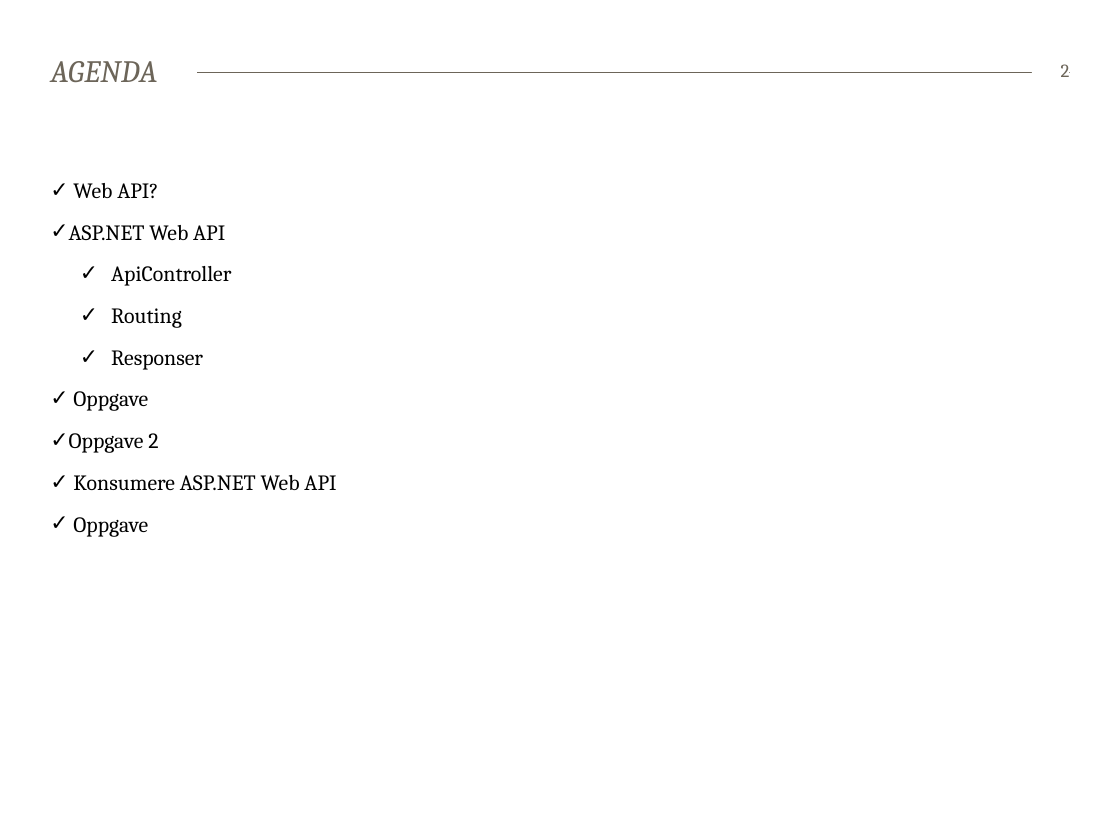
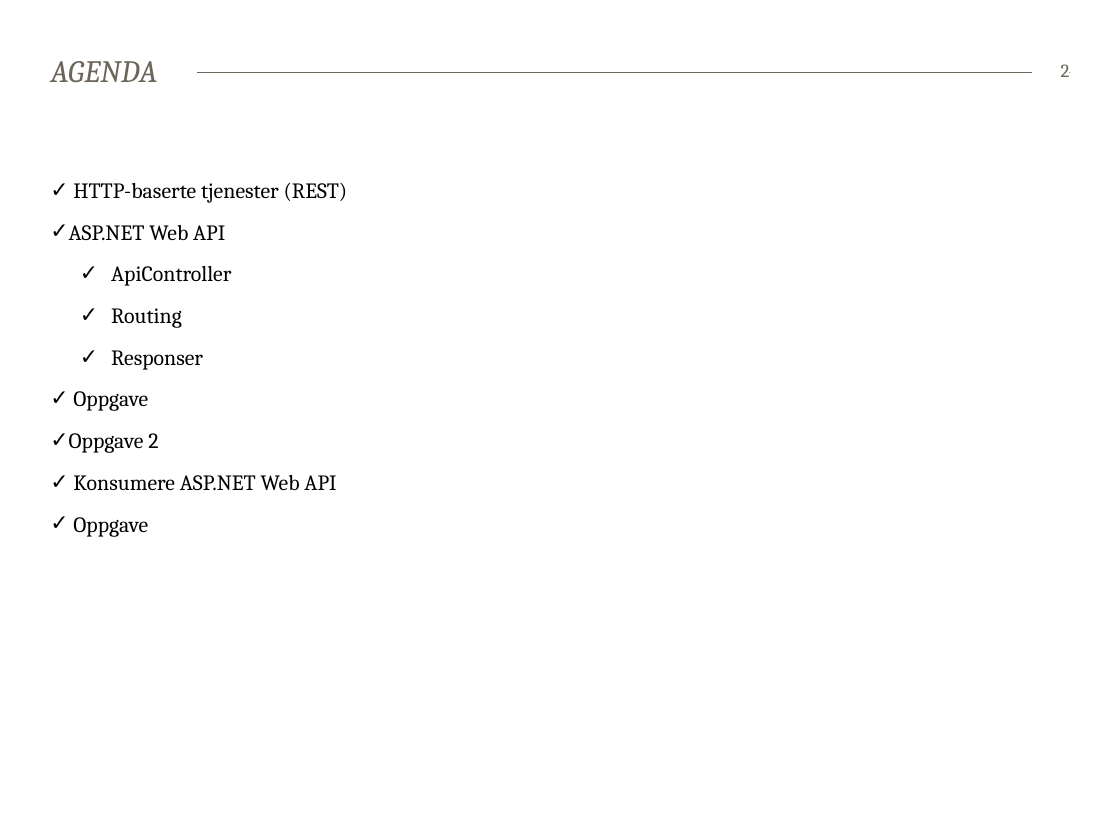
Before and after one commit to bekk/dotnetkurs, a slide deck: slide 2 of webapi/WebAPI.pptx. Drawn at 1120x840 pixels with LibreOffice and Linux fonts; fonts in the diff are those of the drawing. Boxes give left, top, right and bottom in pixels: in the first picture for what was removed or moved away, otherwise in the second. Text is boxed around its words. In the diff, an @@ line names an element or a change of style, - is before the commit and + after.

```diff
--- a/webapi/WebAPI.pptx
+++ b/webapi/WebAPI.pptx
@@ text at bbox=[73, 182, 348, 203]: text changed @@
-✓ Web API?
+✓ HTTP-baserte tjenester (REST)
```
Also in this commit, not shown: 3 other slides changed, 5 slides added, 2 slides removed.
